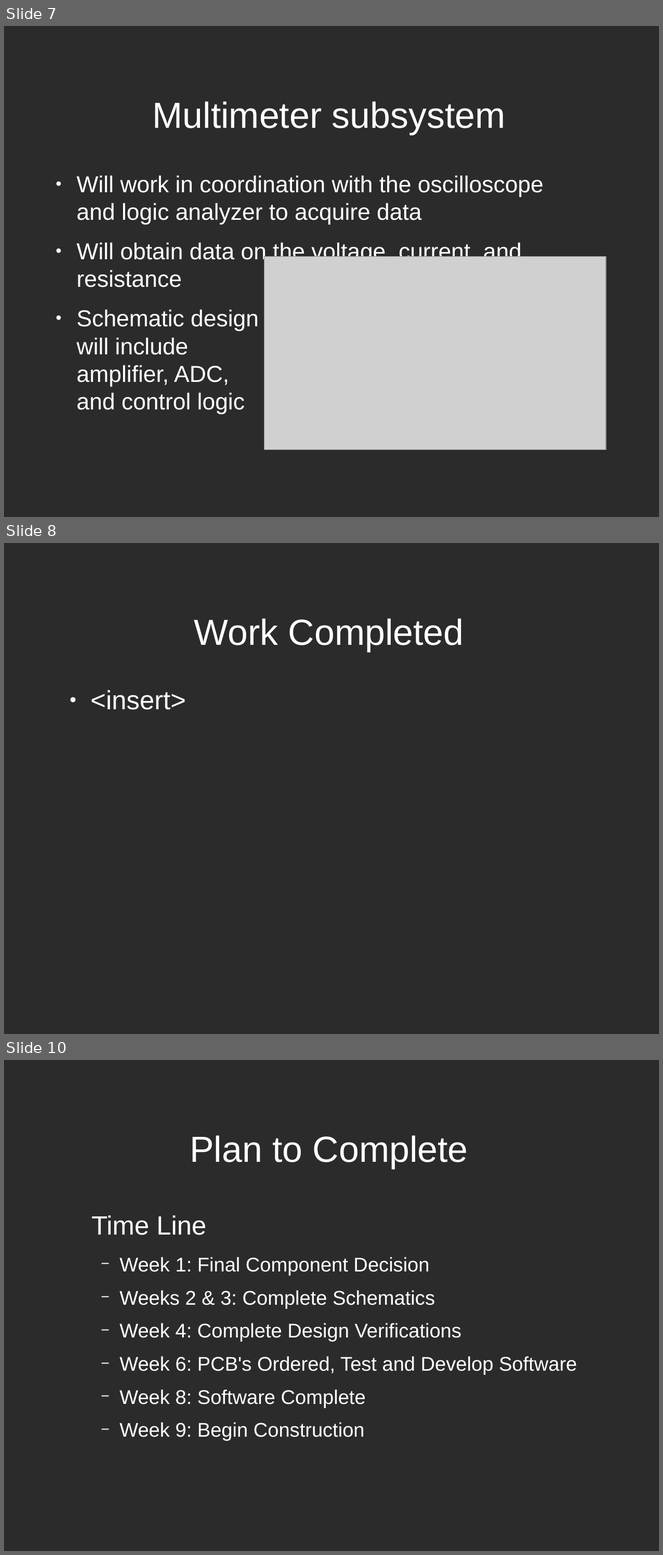
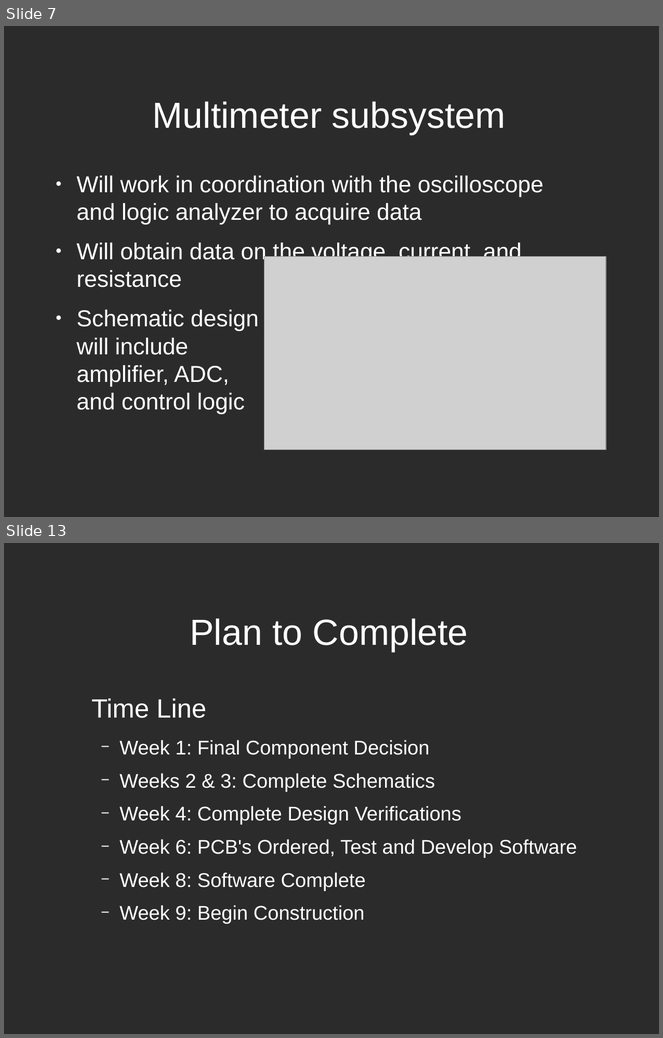
Before and after one commit to lordofhyphens/ece495a, a slide deck: Team 74 Proposal Presentation.odp. Shown one above the other, each under a label of ours: slides 7, 8 and 10 before the commit, slides 7 and 13 after it; the slides between them are not shown. The pictures are 663x1555 and 663x1038 pixels, drawn with LibreOffice and Linux fonts; fonts in the diff are those of the drawing; grey boxes stand for pictures; background and template pictures are left out; a plain dark background stands for a picture behind light text. Boxes give left, top, right and bottom in pixels: in the first picture for what was removed or moved away, otherwise in the second. Text is boxed around its words. In the diff, an @@ line names an element or a change of style, - is before the commit and + after.

```diff
--- a/Team 74 Proposal Presentation.odp
+++ b/Team 74 Proposal Presentation.odp
@@ slide 8 removed at (4, 543, 659, 1034), background picture (left out) @@
@@ title removed at (194, 618, 464, 652) @@
-Work Completed
@@ text removed at (90, 690, 185, 710) @@
-● <insert>
@@ what was slide 10 is now slide 13 @@
```
Also in this commit, not shown: 2 slides changed, 5 slides added, 1 other slide removed, 2 other files.
